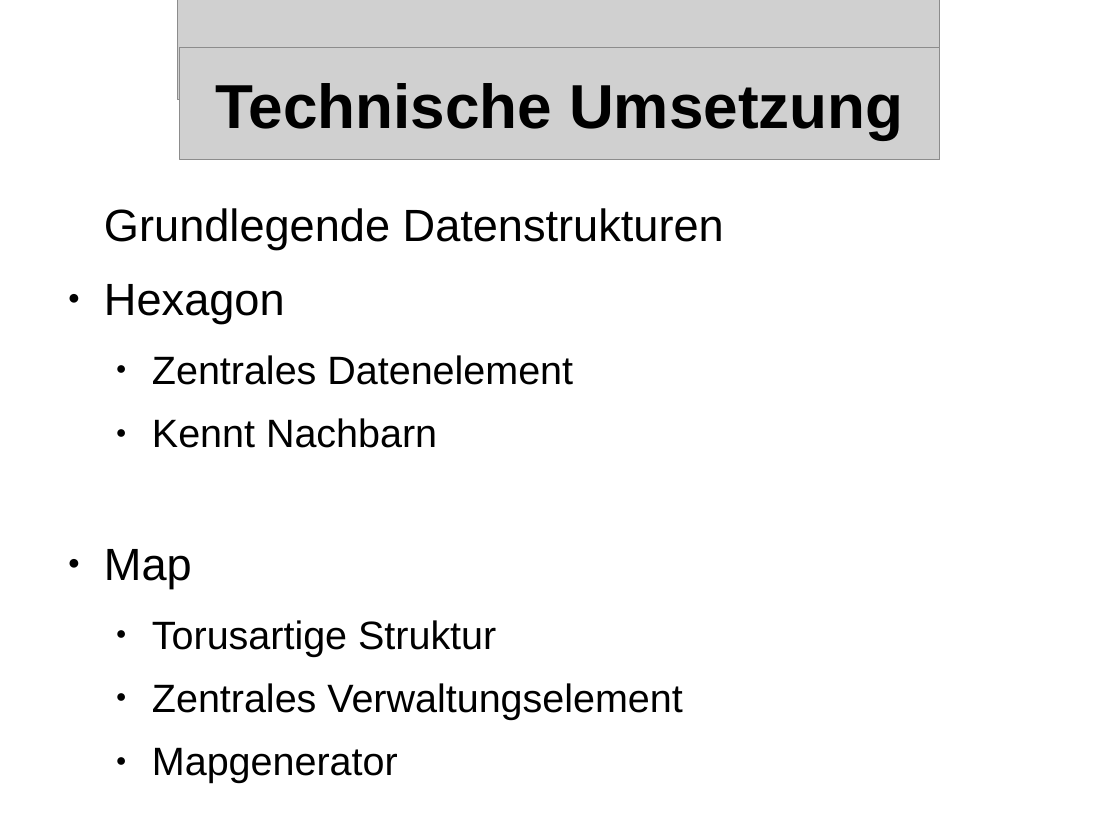
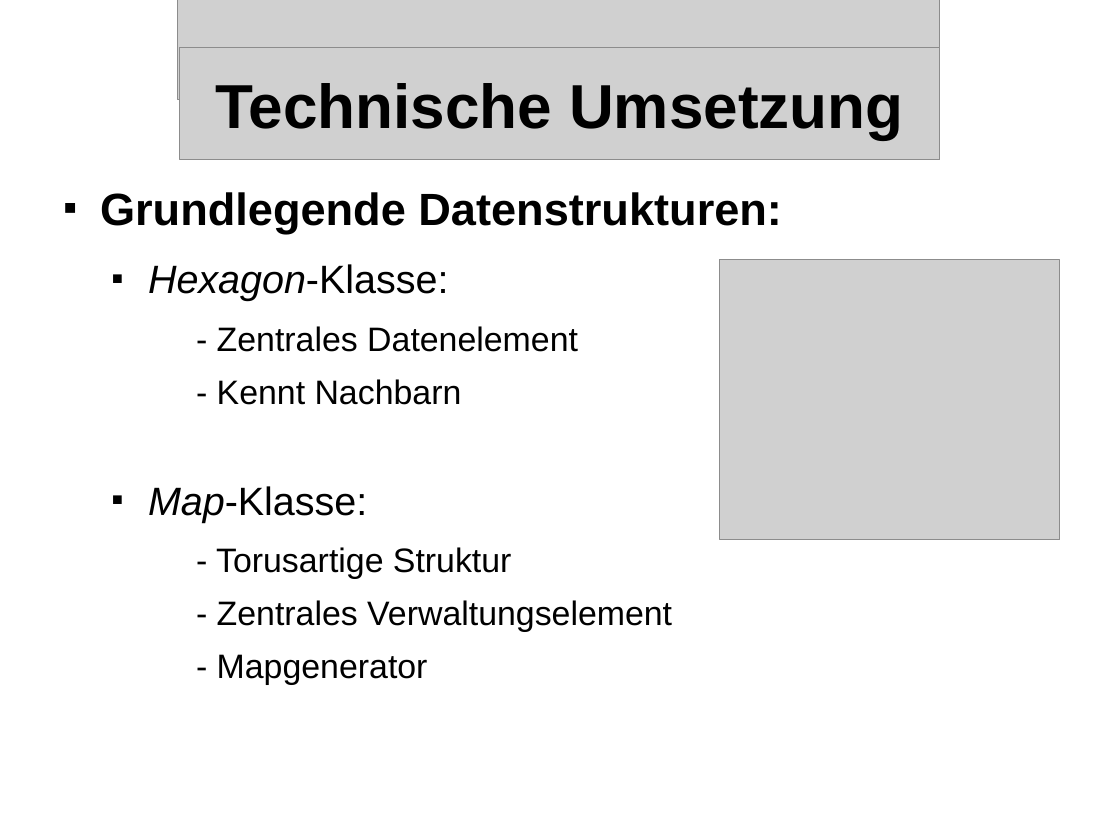
Before and after one commit to streber91/3D-Game-Project, a slide deck: slide 8 of Documents/Präsentationen/Underlord Abschlusspräsentation.odp. Drawn at 1120x840 pixels with LibreOffice and Linux fonts; fonts in the diff are those of the drawing; grey boxes stand for pictures; background and template pictures are left out. Boxes give left, top, right and bottom in pixels: in the first picture for what was removed or moved away, otherwise in the second. Text is boxed around its words. In the diff, an @@ line names an element or a change of style, - is before the commit and + after.

Commit message:
-Fixed Presentation

```diff
--- a/Documents/Präsentationen/Underlord Abschlusspräsentation.odp
+++ b/Documents/Präsentationen/Underlord Abschlusspräsentation.odp
@@ text at bbox=[100, 192, 782, 685]: text changed; size 28 to 24 pt @@
-Grundlegende Datenstrukturen
-● Hexagon
-  ● Zentrales Datenelement
-  ● Kennt Nachbarn
-● Map
-  ● Torusartige Struktur
-  ● Zentrales Verwaltungselement
-  ● Mapgenerator
+■ Grundlegende Datenstrukturen:
+  ■ Hexagon-Klasse:
+    - Zentrales Datenelement
+    - Kennt Nachbarn
+  ■ Map-Klasse:
+    - Torusartige Struktur
+    - Zentrales Verwaltungselement
+    - Mapgenerator
@@ picture added at bbox=[721, 260, 1061, 541] @@
```
Also in this commit, not shown: 8 other slides changed, 1 slide removed.
